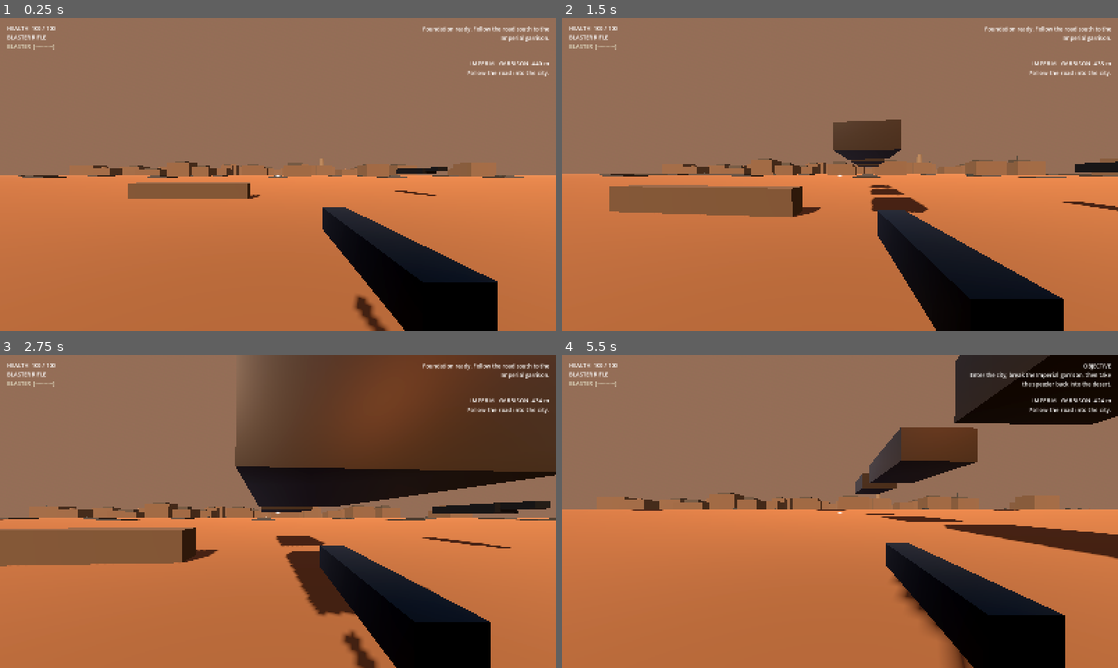
Above: before the commit, frames 1-4 (two rows, left to right).
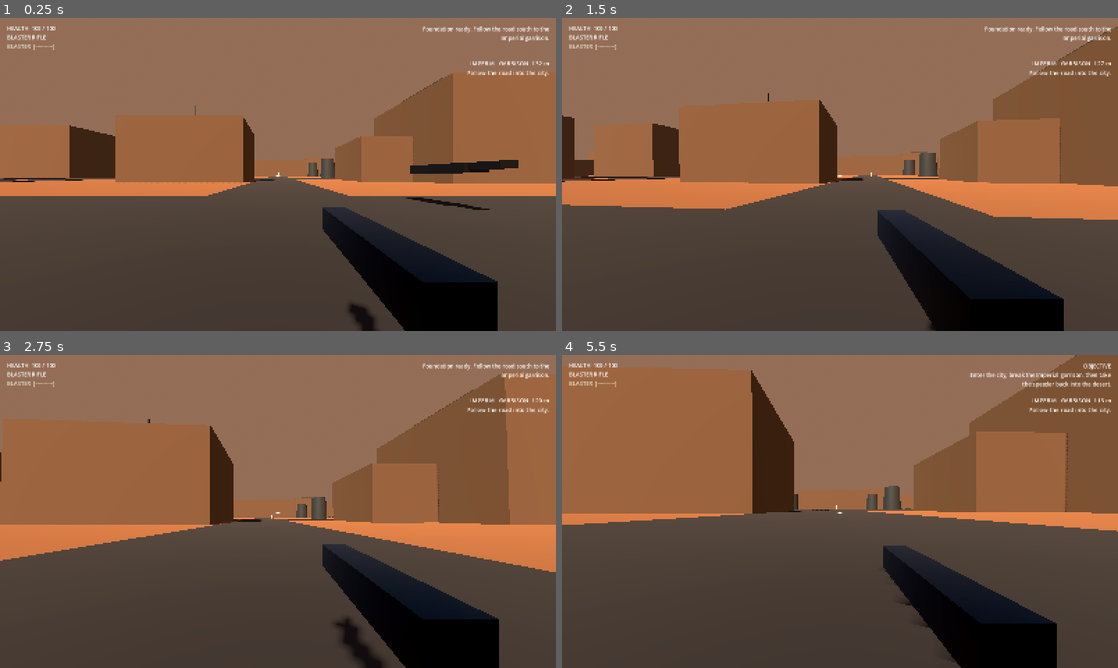
Above: after the commit, the same moments.

Repository: Deputy1389/far-horizon
Game: Godot game, scene res://game/scenes/main.tscn
Two runs of this game, one before a commit and one after it. Both use one fixed random seed, a clock stepped at 60 frames per second and the inputs below.
Inputs (mouse positions are in pixels of both pictures, inside the frame that each line leads up to):
- Up to frame 1 (0.25 s): no input
- Up to frame 2 (1.5 s): tap Enter at 0.5 s; move the mouse to (867, 174) at 0.52 s; hold R (vent) 0.53-1.28 s; hold W (move_forward) from 0.53 s (still down); click (867, 174) at 0.67 s; tap Space (jump) at 0.77 s; move the mouse to (812, 174) at 1.27 s; right-click (812, 174) at 1.35 s
- Up to frame 3 (2.75 s): keep holding W (move_forward); tap Space (jump) at 1.52 s; tap R (vent) at 1.55 s; move the mouse to (289, 505) at 2.02 s; hold R (vent) from 2.03 s (still down); tap C (crouch) at 2.1 s
- Up to frame 4 (5.5 s): keep holding W (move_forward); move the mouse to (834, 517) at 2.77 s; release R (vent) at 2.78 s; click (834, 517) at 2.85 s; tap Space (jump) at 3.02, 3.77, 4.52 s; tap R (vent) at 3.05, 4.55, 5.3 s; move the mouse to (878, 514) at 3.52 s; hold R (vent) 3.53-4.28 s; tap E (interact) at 3.6 s; move the mouse to (795, 508) at 4.27 s; tap Z (prone) at 4.35 s; move the mouse to (845, 511) at 5.02 s; hold Shift (sprint) from 5.03 s (still down); click (845, 511) at 5.17 s

The runs differ from the first frame. In frame 1, 46% of the frame differs, in the area x 0-100%, y 13-100%; in frame 2, 51%; in frame 3, 68%, in the area x 0-100%, y 0-100%; in frame 4, 63%.

Commit message:
gameplay: move infantry spawn near the active garrison fight

Diff:
--- a/game/scripts/main.gd
+++ b/game/scripts/main.gd
@@ -11,6 +11,7 @@
 var capture_point: CapturePoint
 var hud: DebugHud
 var convoy_proxies: Dictionary = {}
+var infantry_spawn_map := Vector2.ZERO
 @onready var startup_overlay: CanvasLayer = $StartupOverlay
 @onready var startup_status: Label = $StartupOverlay/Status
 
@@ -100,6 +101,10 @@
 	var city_node: Dictionary = strategy.nodes["mos_eisley"]
 	var rebel_map: Vector2 = rebel_node["map_position"]
 	var city_map: Vector2 = city_node["map_position"]
+	# For the infantry prototype, spawn at a forward staging point close enough
+	# to reach combat immediately. The full strategic outpost still exists
+	# behind the player and remains the regional control node.
+	infantry_spawn_map = city_map.lerp(rebel_map, 0.30)
 
 	_stage("Generating nearby spherical terrain...")
 	planet = ProceduralPlanet.new()
@@ -109,7 +114,7 @@
 	planet.add_dressing_exclusion(rebel_map, 65.0)
 	planet.add_dressing_exclusion(city_map, 390.0)
 	planet.generate_initial()
-	player.global_position = planet.surface_point(rebel_map.x, rebel_map.y) + Vector3.UP * 0.18
+	player.global_position = planet.surface_point(infantry_spawn_map.x, infantry_spawn_map.y) + Vector3.UP * 0.18
 	print("FOUNDATION_SPAWN player=%s terrain_y=%.3f" % [str(player.global_position), planet.surface_y(player.global_position.x, player.global_position.z)])
 
 	_stage("Building Rebel staging area...")
@@ -137,7 +142,7 @@
 	_spawn_enemies()
 	_stage("Creating objective and speeder...")
 	_spawn_capture_point()
-	_spawn_speeder(rebel_map)
+	_spawn_speeder(infantry_spawn_map)
 
 	if capture_point != null:
 		capture_point.progress_changed.connect(hud.set_capture_progress)
@@ -168,10 +173,10 @@
 	capture_point.configure(strategy, "mos_eisley")
 	capture_point.captured.connect(_on_capture_completed)
 
-func _spawn_speeder(rebel_map: Vector2) -> void:
+func _spawn_speeder(spawn_map: Vector2) -> void:
 	var speeder := Speeder.new()
 	add_child(speeder)
-	var speeder_map := rebel_map + Vector2(11.0, -15.0)
+	var speeder_map := spawn_map + Vector2(8.0, -9.0)
 	var point := planet.surface_point(speeder_map.x, speeder_map.y)
 	speeder.global_position = point + Vector3.UP * 1.5
 	speeder.rotation.y = PI
@@ -179,16 +184,9 @@
 func _respawn_player() -> void:
 	player.restore_full_health()
 	player.velocity = Vector3.ZERO
-	var rebel_node: Dictionary = strategy.nodes.get("rebel_outpost", {})
-	if not rebel_node.is_empty():
-		var base_ecef: PackedFloat64Array = rebel_node["planet_position"]
-		var base_local := floating_origin.local_position(base_ecef)
-		base_local.y = planet.surface_y(base_local.x, base_local.z)
-		player.global_position = base_local + Vector3.UP * 0.08
-	else:
-		player.global_position = planet.surface_point(0.0, 180.0) + Vector3.UP * 0.08
+	player.global_position = planet.surface_point(infantry_spawn_map.x, infantry_spawn_map.y) + Vector3.UP * 0.12
 	strategy.apply_local_result("rebel_outpost", "imperial", 4.0)
-	strategy.event_logged.emit("You redeployed at the Rebel outpost. The failed assault cost local strength.")
+	strategy.event_logged.emit("Redeployed at the forward staging point. Get back into the fight.")
 
 func _install_input_map() -> void:
 	_bind_key("move_forward", KEY_W)
